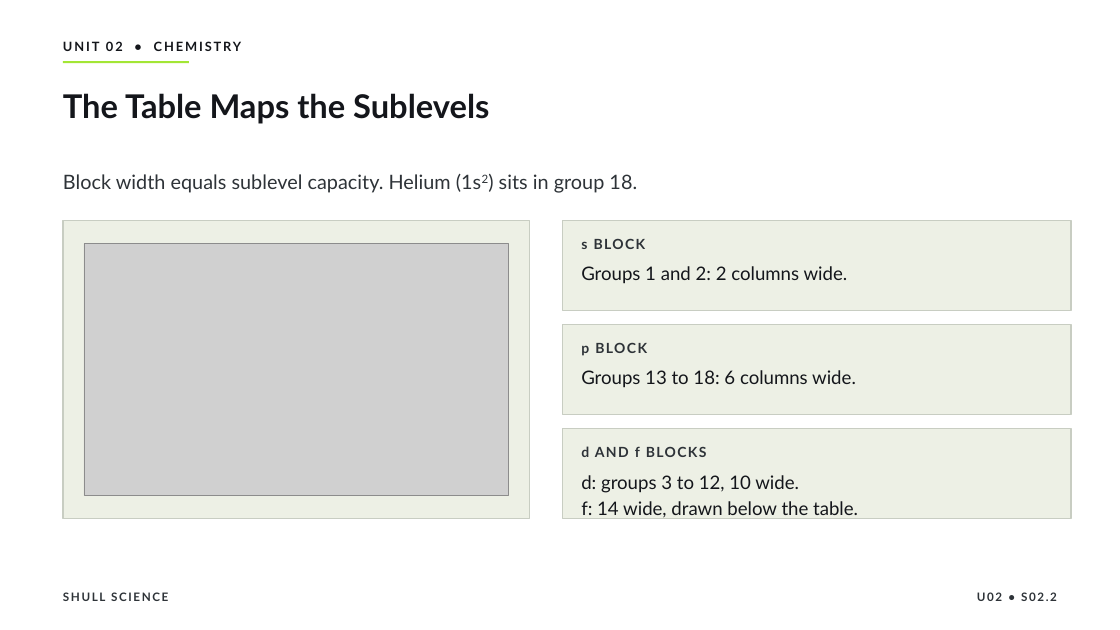
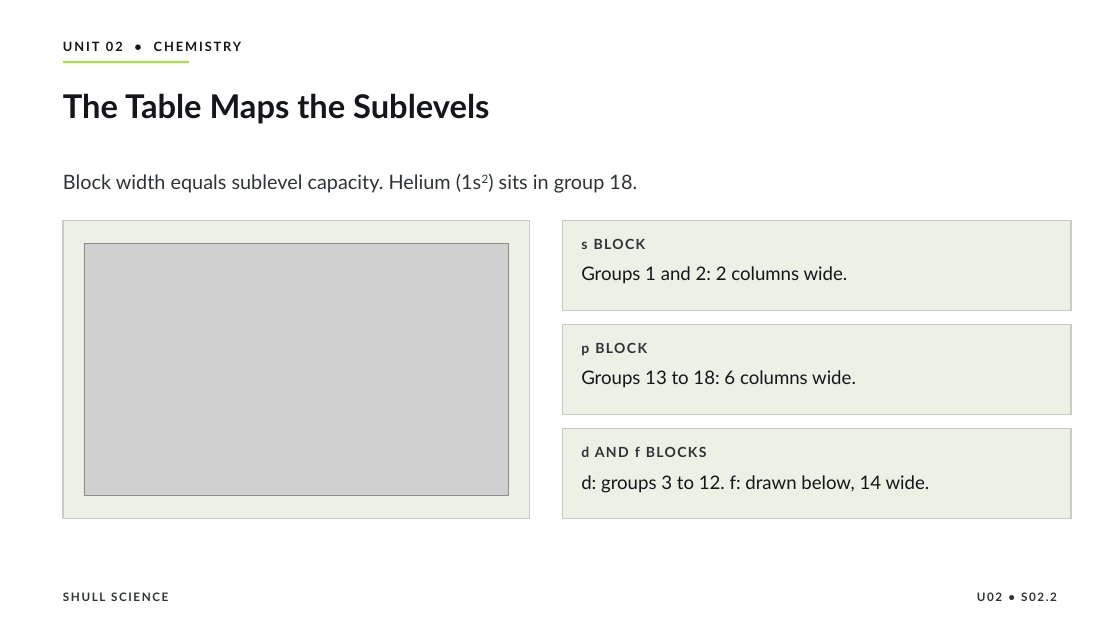
Before and after one commit to Hayabusa015/WorkWork, a slide deck: slide 18 of deliverables/chem-u02/SHULL_CHEM_Slides_U02_S02.2.pptx. Drawn at 1120x630 pixels with LibreOffice and Linux fonts; fonts in the diff are those of the drawing; grey boxes stand for pictures. Boxes give left, top, right and bottom in pixels: in the first picture for what was removed or moved away, otherwise in the second. Text is boxed around its words. In the diff, an @@ line names an element or a change of style, - is before the commit and + after.

```diff
--- a/deliverables/chem-u02/SHULL_CHEM_Slides_U02_S02.2.pptx
+++ b/deliverables/chem-u02/SHULL_CHEM_Slides_U02_S02.2.pptx
@@ text at (x1=581, y1=475, x2=930, y2=493): text changed @@
-d: groups 3 to 12, 10 wide.
-f: 14 wide, drawn below the table.
+d: groups 3 to 12. f: drawn below, 14 wide.
```
Also in this commit, not shown: 2 other slides changed, 4 other files.
